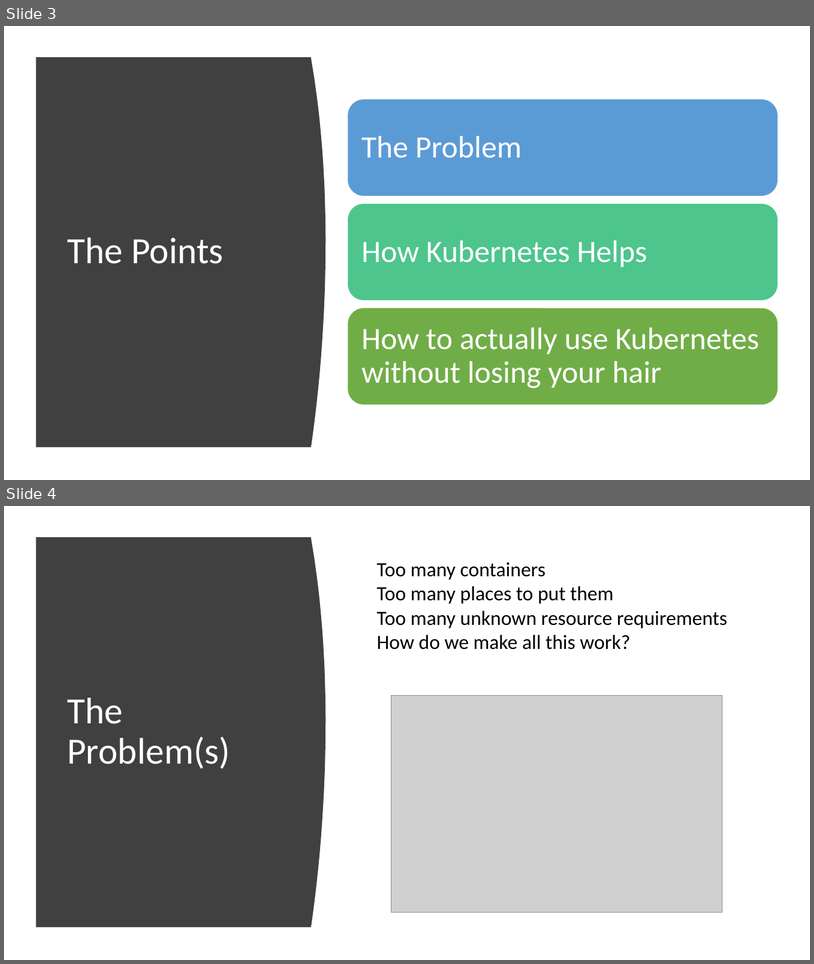
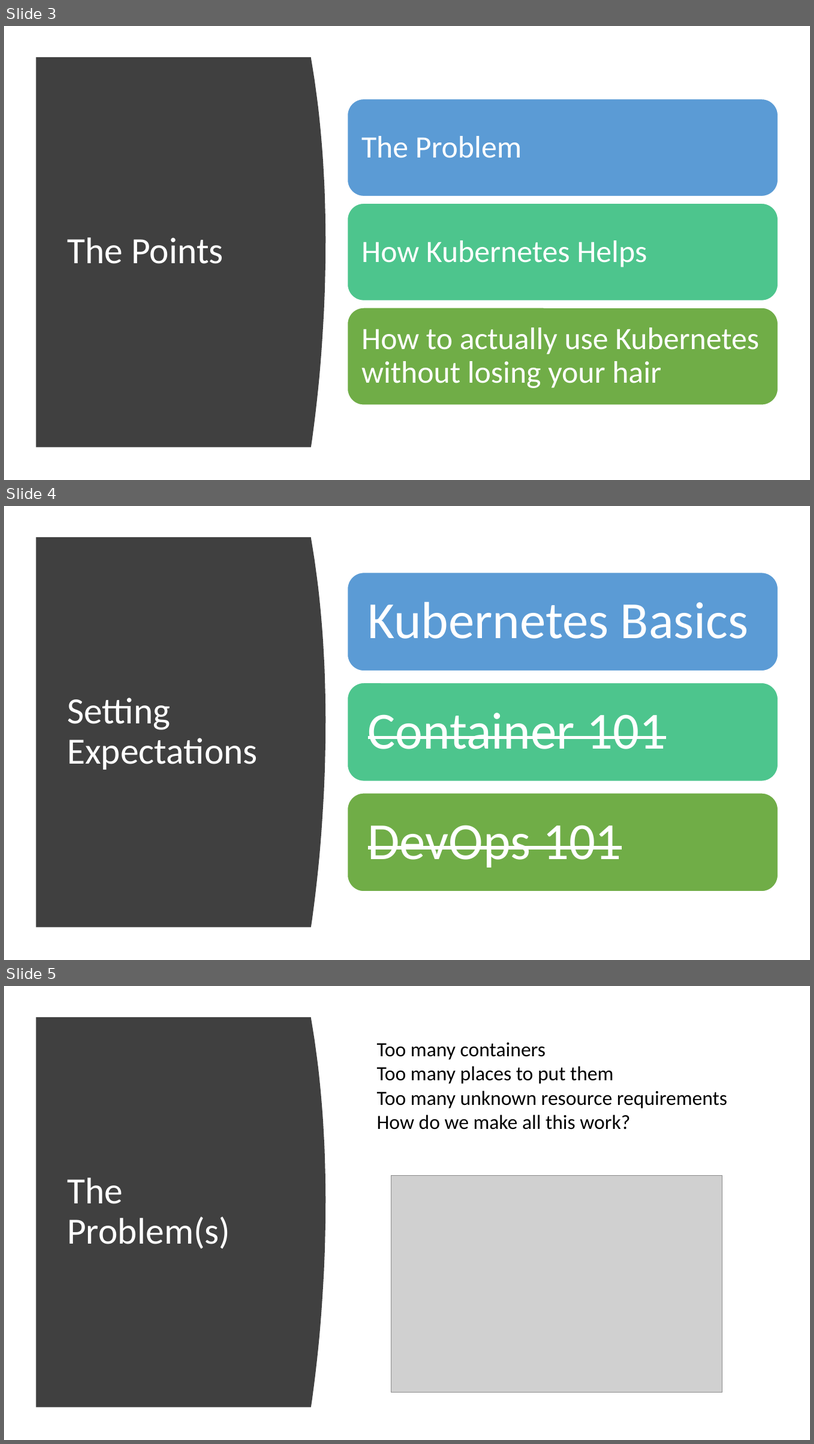
Before and after one commit to chlsmith/docker-and-k8s, a slide deck: fun-with-k8s.pptx. Shown one above the other, each under a label of ours: slides 3 and 4 before the commit, slides 3, 4 and 5 after it. The pictures are 814x964 and 814x1444 pixels, drawn with LibreOffice and Linux fonts; fonts in the diff are those of the drawing; grey boxes stand for pictures. Boxes give left, top, right and bottom in pixels: in the first picture for what was removed or moved away, otherwise in the second. Text is boxed around its words. In the diff, an @@ line names an element or a change of style, - is before the commit and + after.

Commit message:
added expectations slide

```diff
--- a/fun-with-k8s.pptx
+++ b/fun-with-k8s.pptx
@@ slide 4 added at (4,506,810,960), background #FFFFFF @@
@@ freeform shape added at (36,537,326,927), fill #404040 @@
@@ title added at (67,697,258,769), 44 pt, text #FFFFFF @@
+Setting Expectations
@@ group added at (348,573,779,891): 3 rounded rectangles, 3 texts @@
+Kubernetes Basics
+Container 101
+DevOps 101
@@ what was slide 4 is now slide 5 @@
```
